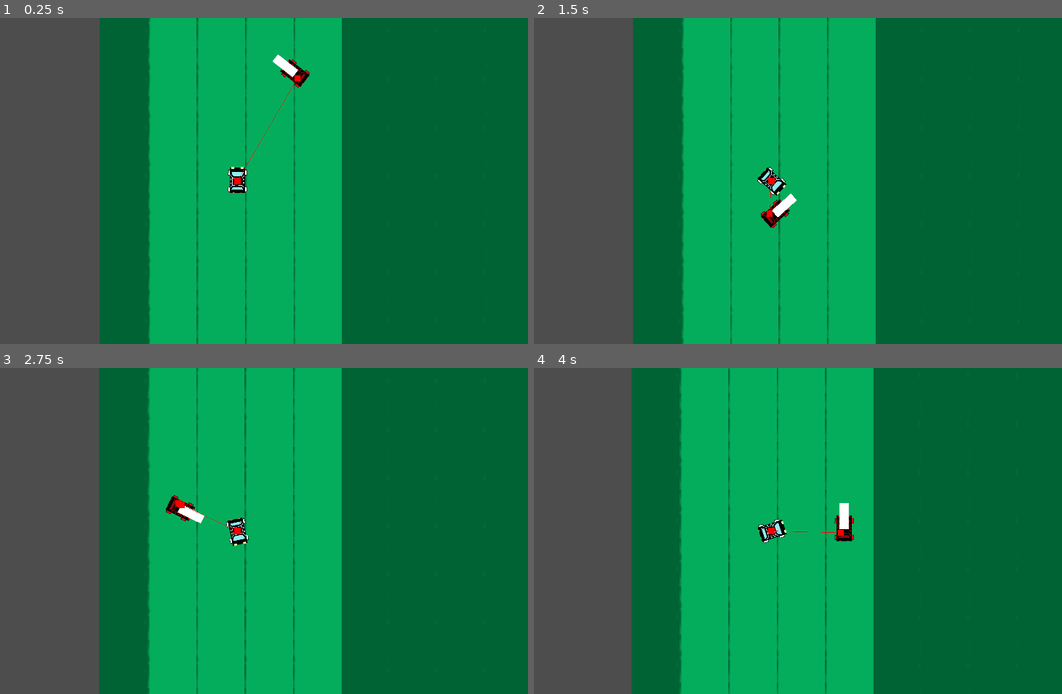
Above: before the commit, frames 1-4 (two rows, left to right).
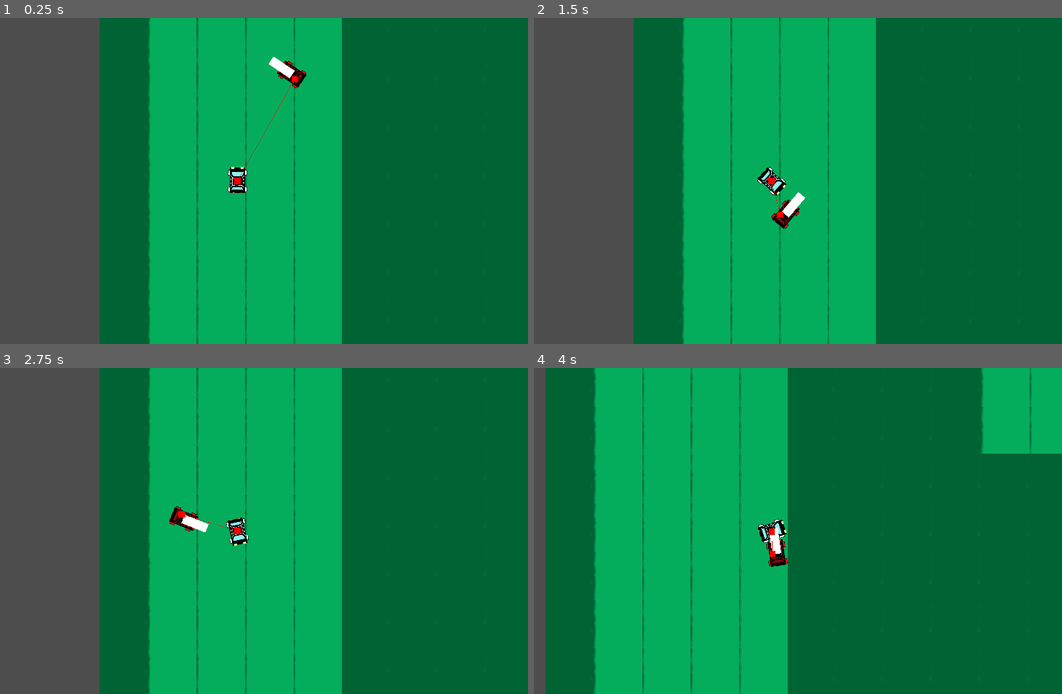
Above: after the commit, the same moments.

Repository: ButterUpTeam/BlackVolga
Game: Godot game, scene res://scene/game.tscn
The game is run twice, just before and just after one commit, with the same random seed, the same clock (stepped at 60 frames per second) and the same inputs.
Inputs:
- Up to frame 1 (0.25 s): no input
- Up to frame 2 (1.5 s): hold Right (right) 0.53-1.28 s; hold Left (left) from 1.28 s (still down)
- Up to frame 3 (2.75 s): release Left (left) at 2.03 s; hold Right (right) from 2.03 s (still down)
- Up to frame 4 (4 s): release Right (right) at 2.78 s; hold Up (up) 2.78-3.53 s; hold Left (left) from 3.53 s (still down)

The runs differ from the first frame. In frame 1, 0.4% of the frame differs, in the area x 45-59%, y 11-49%; in frame 2, 0.9%; in frame 3, 0.9%; in frame 4, 47%, in the area x 2-100%, y 0-100%.

Commit message:
Disable small rotation to prevent object oscillations

Diff:
--- a/scripts/police.gd
+++ b/scripts/police.gd
@@ -9,7 +9,8 @@
 	var move_vector: Vector2 = destination - global_position
 	var obj_vector = Vector2.UP.rotated(rotation)
 	var angle_to = obj_vector.angle_to(move_vector) #.angle() - rotation + (PI / 2)
-	calculate_rotation(delta, -1 if angle_to < 0 else 1)
+	if not abs(angle_to) < 0.1:
+		calculate_rotation(delta, -1 if angle_to < 0 else 1)
 	calculate_velocity(delta, true)
 	move_and_slide()
 
